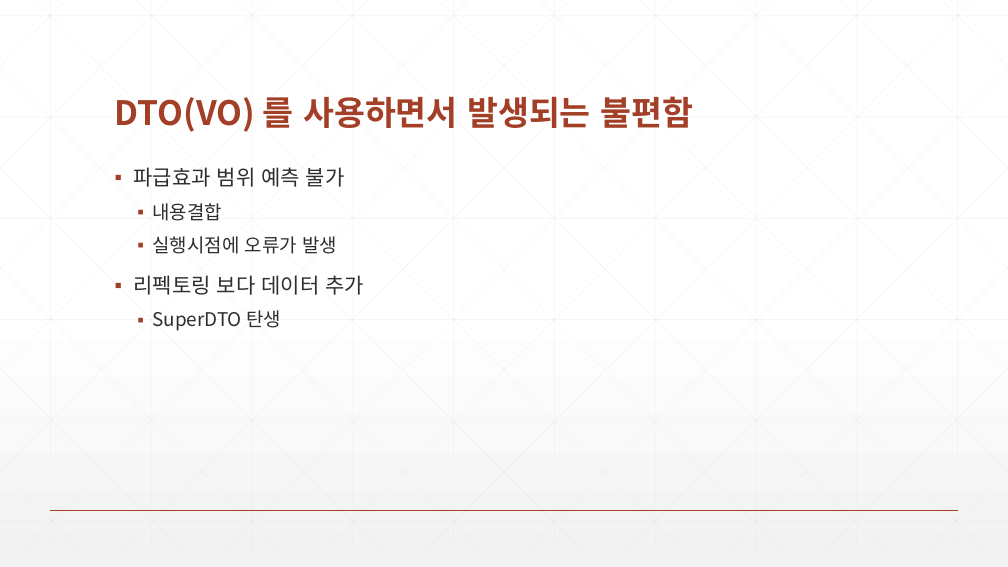
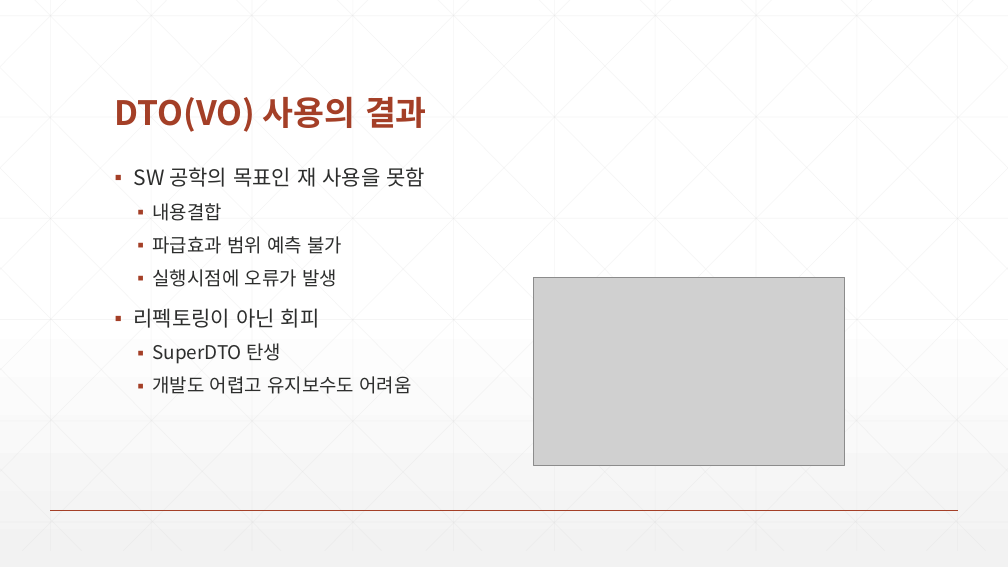
Before and after one commit to zeroshift01/code5, a slide deck: slide 12 of inflearn03/doc/3.(심화)우리는DTO를사용하지않습니다.pptx. Drawn at 1008x567 pixels with LibreOffice and Linux fonts; fonts in the diff are those of the drawing; grey boxes stand for pictures. Boxes give left, top, right and bottom in pixels: in the first picture for what was removed or moved away, otherwise in the second. Text is boxed around its words. In the diff, an @@ line names an element or a change of style, - is before the commit and + after.

```diff
--- a/inflearn03/doc/3.(심화)우리는DTO를사용하지않습니다.pptx
+++ b/inflearn03/doc/3.(심화)우리는DTO를사용하지않습니다.pptx
@@ title at (115,96,427,132): text changed @@
-DTO(VO) 를 사용하면서 발생되는 불편함
+DTO(VO) 사용의 결과
@@ text at (134,167,425,221): paragraphs added @@
+▪ SW 공학의 목표인 재 사용을 못함
+  ▪ 내용결합
@@ text at (152,236,342,254): size 20 to 18 pt in "파급효과 범위 예측 불가"; list level 1 to 2 in "파급효과 범위 예측 불가" @@
@@ picture added at (533,278,845,466) @@
@@ text at (134,308,320,328): text changed @@
-▪ 리펙토링 보다 데이터 추가
+▪ 리펙토링이 아닌 회피
@@ text at (152,376,412,394): paragraph added @@
+  ▪ 개발도 어렵고 유지보수도 어려움
```
Also in this commit, not shown: 6 other slides changed.
